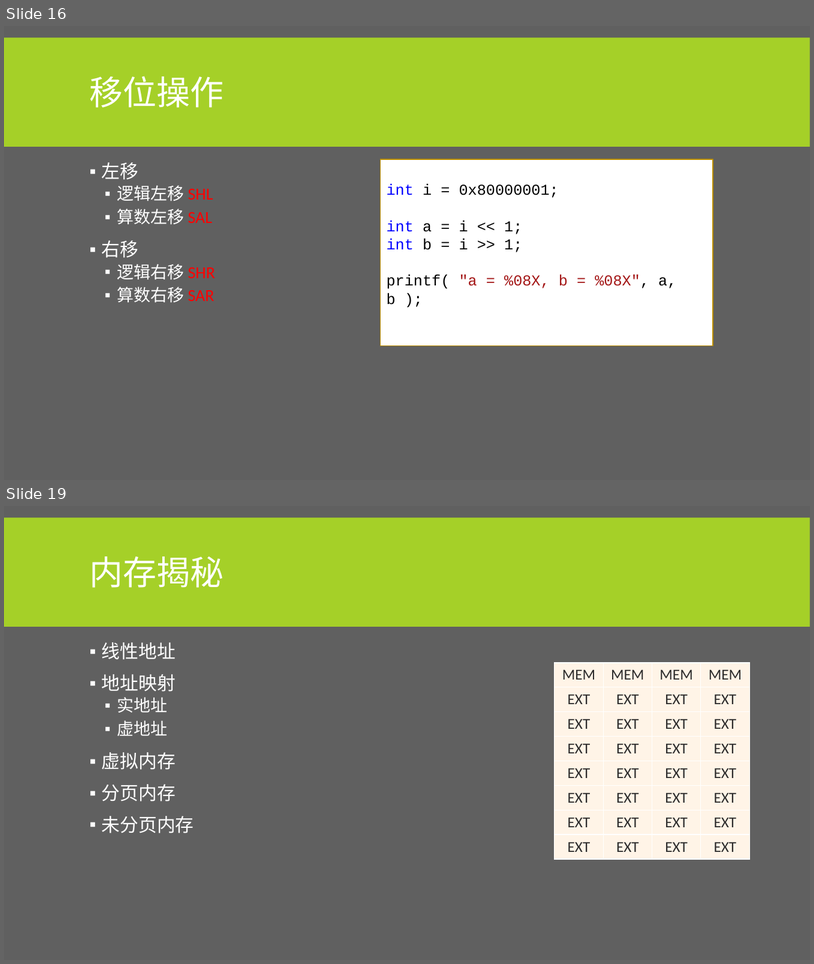
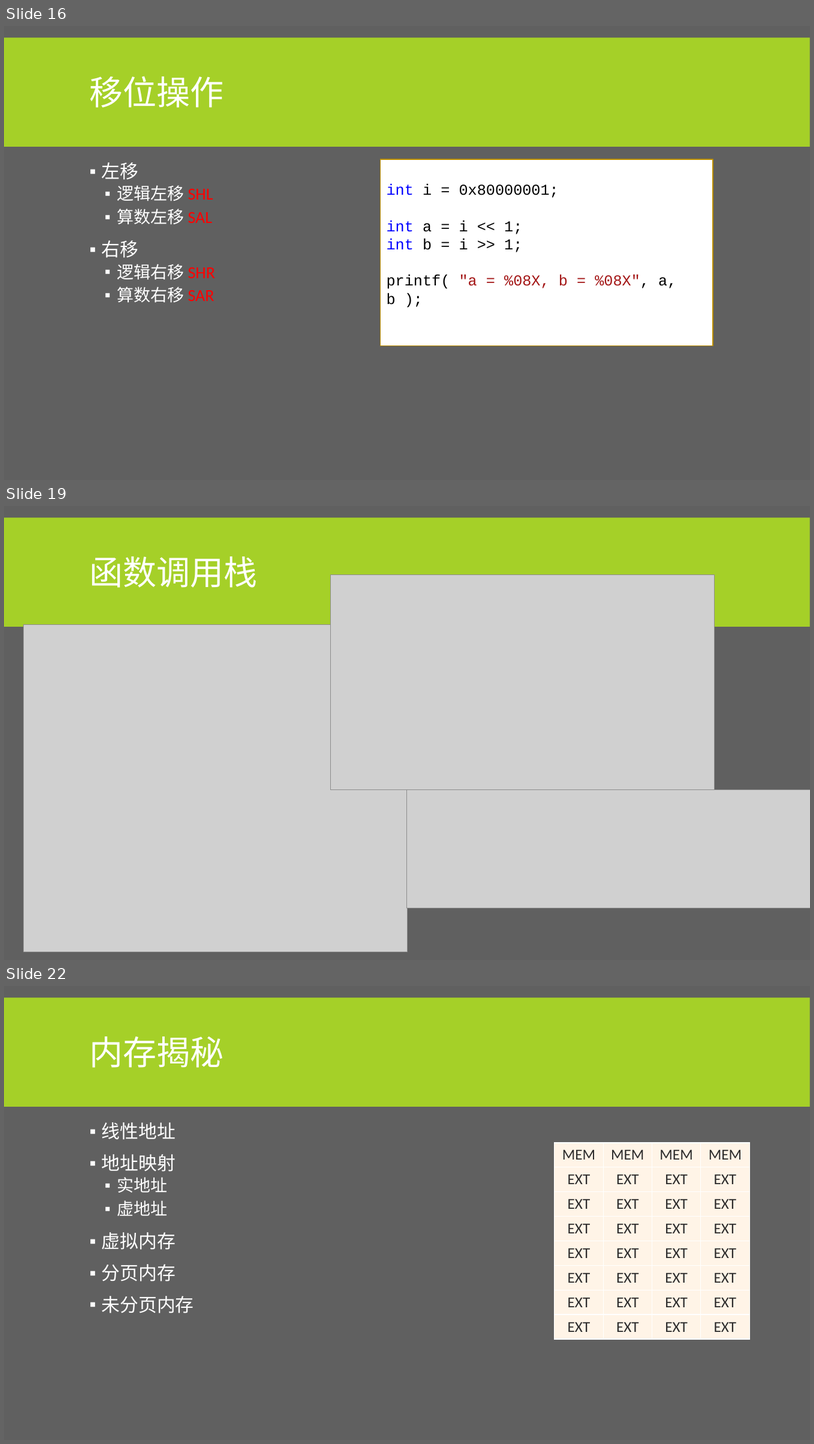
Before and after one commit to albertclass/Lessons, a slide deck: advance c++/courseware.pptx. Shown one above the other, each under a label of ours: slides 16 and 19 before the commit, slides 16, 19 and 22 after it; the slides between them are not shown. The pictures are 814x964 and 814x1444 pixels, drawn with LibreOffice and Linux fonts; fonts in the diff are those of the drawing; grey boxes stand for pictures. Boxes give left, top, right and bottom in pixels: in the first picture for what was removed or moved away, otherwise in the second. Text is boxed around its words. In the diff, an @@ line names an element or a change of style, - is before the commit and + after.

```diff
--- a/advance c++/courseware.pptx
+++ b/advance c++/courseware.pptx
@@ slide 19 added at (x1=4, y1=506, x2=810, y2=960), background #606060; not listed: 1 template element that a slide beside it also shows @@
@@ title added at (x1=90, y1=556, x2=258, y2=588), 40 pt, text #FFFFFF @@
+函数调用栈
@@ picture added at (x1=330, y1=575, x2=714, y2=790) @@
@@ picture added at (x1=23, y1=625, x2=408, y2=951) @@
@@ picture added at (x1=408, y1=790, x2=810, y2=908) @@
@@ what was slide 19 is now slide 22 @@
```
Also in this commit, not shown: 3 slides changed, 2 other slides added, 3 other files.
